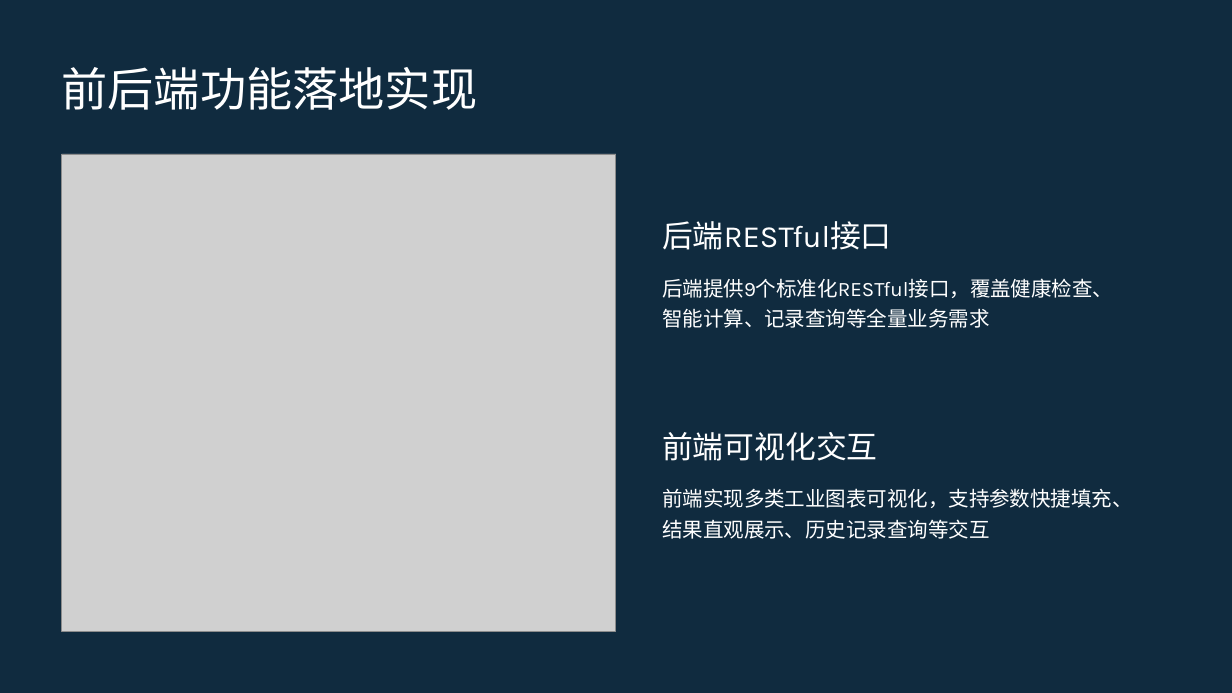
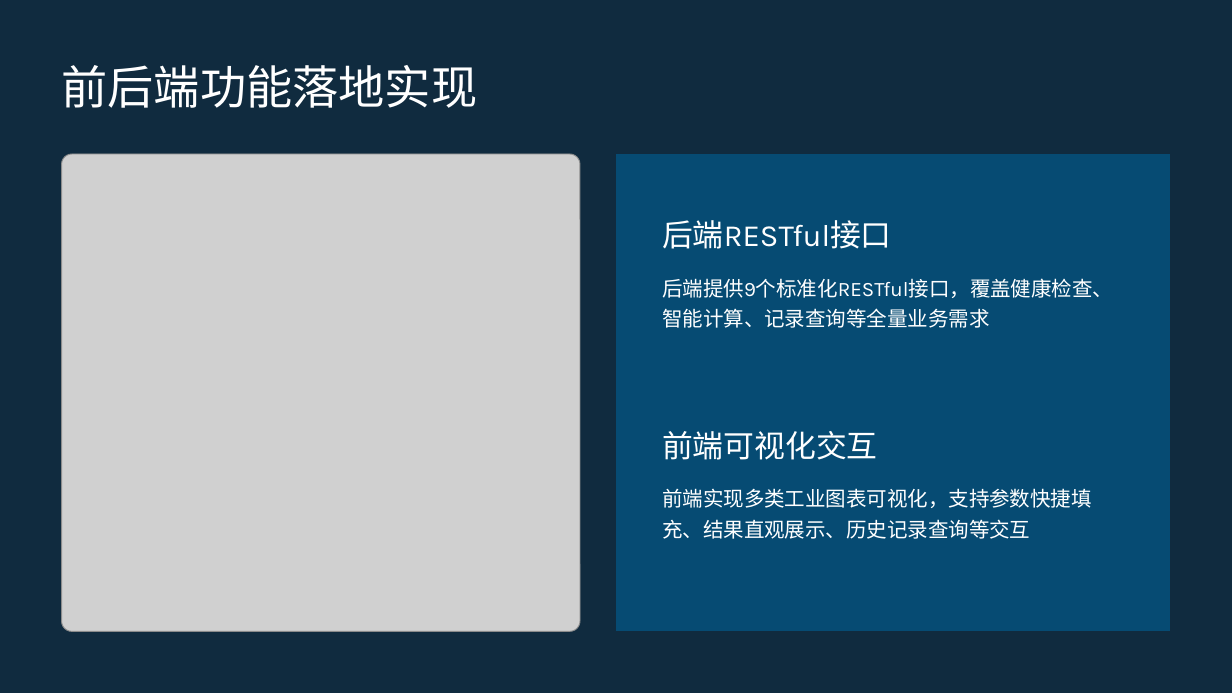
Before and after one commit to chunzhenmian/nmc14, a slide deck: slide 12 of 工业燃气轮机排放预测优化课程设计汇报.pptx. Drawn at 1232x693 pixels with LibreOffice and Linux fonts; fonts in the diff are those of the drawing; grey boxes stand for pictures; background and template pictures are left out. Boxes give left, top, right and bottom in pixels: in the first picture for what was removed or moved away, otherwise in the second. Text is boxed around its words. In the diff, an @@ line names an element or a change of style, - is before the commit and + after.

Commit message:
优化课程设计汇报PPT并修复结果雷达图渲染时序问题
- PPT: 将P7/P8/P11/P12的无关网络配图替换为系统真实界面截图；P7重绘B/S四层架构图，P8改为四页面宫格布局，统一圆角青边视觉风格
- 前端: 修复Prediction/Optimization结果返回后对比雷达图因容器尚未挂载而不渲染的问题（补充nextTick等待）
- 忽略PPT编辑临时工作目录 _ppt_work/

```diff
--- a/工业燃气轮机排放预测优化课程设计汇报.pptx
+++ b/工业燃气轮机排放预测优化课程设计汇报.pptx
@@ rectangle removed at bbox=[0, 0, 1232, 693] @@
@@ rounded rectangle added at bbox=[0, 0, 1232, 693], fill #102B3F at 94% opacity @@
@@ line spacing 1.11 to 1.08 in 3 elements at bbox=[662, 220, 892, 249], bbox=[662, 431, 878, 460], bbox=[62, 65, 478, 108] @@
@@ picture: place and size @@
-picture at bbox=[62, 154, 616, 632]
+picture at bbox=[62, 154, 580, 632]
@@ rectangle added at bbox=[616, 154, 1171, 632], fill #064B73 @@
```
Also in this commit, not shown: 19 other slides changed, 3 other files.
